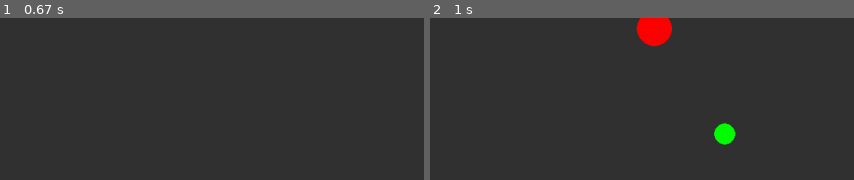
Above: before the commit, frames 1-2 (left to right).
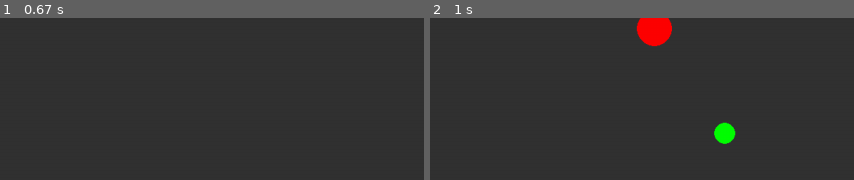
Above: after the commit, the same moments.

Repository: frqubit/pygame-zer
Game: pygame game, started from examples/barebones.py
The game is run twice, just before and just after one commit, with the same random seed, the same clock (stepped at 60 frames per second) and the same inputs.
Inputs (mouse positions are % of the whole screen's width and height, from its top left):
- Up to frame 1 (0.67 s): press the mouse at (22, 65) at 0.37 s; move the mouse to (40, 82) at 0.47 s; release the mouse at (58, 98) at 0.6 s
- Up to frame 2 (1 s): press the mouse at (22, 65) at 0.7 s; move the mouse to (41, 71) at 0.8 s; release the mouse at (60, 77) at 0.93 s
The pictures show only the part of the screen within x 50-100%, y 50-100%; the shares and areas given below are measured in that part.

Frame 1 is identical in both runs. In frame 2, 0.1% of the frame differs, in the area x 66-73%, y 64-79%.

Commit message:
working zooming

Diff:
--- a/src/pyzer/camera.py
+++ b/src/pyzer/camera.py
@@ -1,8 +1,8 @@
-from .types import Vec2i
+from .types import Vec2i, Vec2f
 import pygame
 
 class Camera:
-    def __init__(self, surface: pygame.Surface, topleft: Vec2i, rendersize: Vec2i, camerazoom: float):
+    def __init__(self, surface: pygame.Surface, topleft: Vec2f, rendersize: Vec2f, camerazoom: float):
         self.topleft = topleft
         self.surface = surface
         self.rendersize = rendersize
@@ -10,14 +10,48 @@
 
     def translate(self, rel: Vec2i):
         self.topleft = (
-            self.topleft[0] - rel[0],
-            self.topleft[1] - rel[1]
+            self.topleft[0] - rel[0] / self.camerazoom,
+            self.topleft[1] - rel[1] / self.camerazoom
         )
 
+    def zoom(self, rel: float):
+        center: Vec2f = (
+            self.topleft[0] + ((self.rendersize[0] / self.camerazoom) / 2),
+            self.topleft[1] + ((self.rendersize[1] / self.camerazoom) / 2)
+        )
+
+        if rel == 1:
+            self.camerazoom *= 1.1
+        else:
+            self.camerazoom /= 1.1
+
+        new_relsize: Vec2f = (
+            self.rendersize[0] / self.camerazoom,
+            self.rendersize[1] / self.camerazoom
+        )
+
+        self.topleft = (
+            center[0] - new_relsize[0] / 2,
+            center[1] - new_relsize[1] / 2
+        )
+
+    def distance_to_camera(self, distance: float) -> float:
+        return distance * self.camerazoom
+
     def point_to_camera(self, pt: Vec2i) -> Vec2i:
+        camerasize: Vec2f = (
+            self.rendersize[0] / self.camerazoom,
+            self.rendersize[1] / self.camerazoom
+        )
+
+        ratios: Vec2f = (
+            (pt[0] - self.topleft[0]) / camerasize[0],
+            (pt[1] - self.topleft[1]) / camerasize[1]
+        )
+
         translated = (
-            pt[0] - self.topleft[0],
-            pt[1] - self.topleft[1]
+            int(ratios[0] * self.rendersize[0]),
+            int(ratios[1] * self.rendersize[1])
         )
 
         return translated
--- a/src/pyzer/circle.py
+++ b/src/pyzer/circle.py
@@ -12,7 +12,8 @@
 
     def draw(self, camera: Camera):
         center = camera.point_to_camera(self.center)
-        pygame.draw.circle(camera.surface, self.fill, center, self.radius)
+        radius = camera.distance_to_camera(self.radius)
+        pygame.draw.circle(camera.surface, self.fill, center, radius)
 
     def translate(self, x: int, y: int):
         self.center = (
--- a/src/pyzer/driver.py
+++ b/src/pyzer/driver.py
@@ -14,6 +14,11 @@
     def _insert_shape(self, shape: Shape):
         self.shapes.append(shape)
 
-    def handle_event(self, event: pygame.event.Event):
+    def handle_event(self, event: pygame.event.Event) -> bool:
         if event.type == pygame.MOUSEMOTION and event.buttons[0]:
             self.camera.translate(event.rel)
+            return True
+        elif event.type == pygame.MOUSEWHEEL:
+            self.camera.zoom(event.y)
+            return True
+        return False
--- a/src/pyzer/types.py
+++ b/src/pyzer/types.py
@@ -1,3 +1,4 @@
 from typing import TypeAlias
 
 Vec2i: TypeAlias = tuple[int, int]
+Vec2f: TypeAlias = tuple[float, float]
